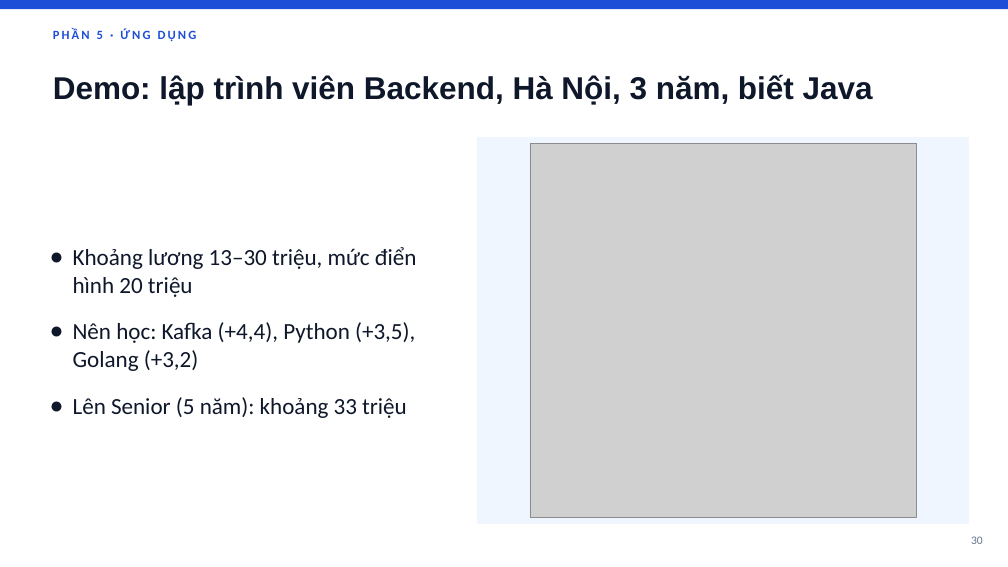
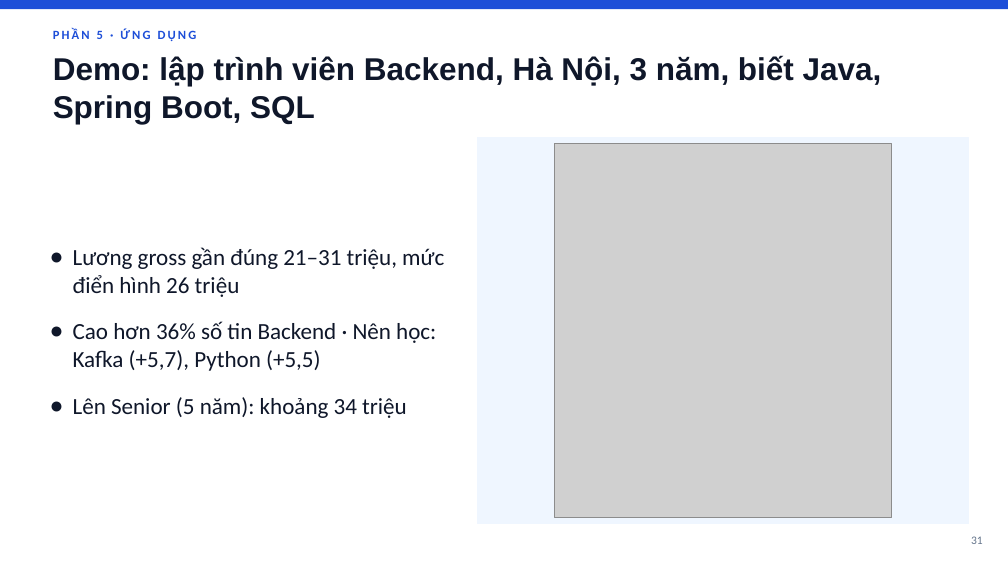
Before and after one commit to theihoz/ML, a slide deck: slide 31 of report/SlideThuyetTrinh_De4_v2.pptx (slide 30 before the commit). Drawn at 1008x567 pixels with LibreOffice and Linux fonts; fonts in the diff are those of the drawing; grey boxes stand for pictures. Boxes give left, top, right and bottom in pixels: in the first picture for what was removed or moved away, otherwise in the second. Text is boxed around its words. In the diff, an @@ line names an element or a change of style, - is before the commit and + after.

```diff
--- a/report/SlideThuyetTrinh_De4_v2.pptx
+++ b/report/SlideThuyetTrinh_De4_v2.pptx
@@ text at (53, 55, 882, 124): text changed @@
-Demo: lập trình viên Backend, Hà Nội, 3 năm, biết Java
+Demo: lập trình viên Backend, Hà Nội, 3 năm, biết Java, Spring Boot, SQL
@@ picture: place and size @@
-picture at (530, 144, 917, 518)
+picture at (555, 144, 892, 518)
@@ text at (73, 247, 444, 418): text changed @@
-● Khoảng lương 13–30 triệu, mức điển hình 20 triệu
-● Nên học: Kafka (+4,4), Python (+3,5), Golang (+3,2)
-● Lên Senior (5 năm): khoảng 33 triệu
+● Lương gross gần đúng 21–31 triệu, mức điển hình 26 triệu
+● Cao hơn 36% số tin Backend · Nên học: Kafka (+5,7), Python (+5,5)
+● Lên Senior (5 năm): khoảng 34 triệu
@@ page number at (971, 536, 983, 544): text changed @@
-30
+31
```
Also in this commit, not shown: 9 other slides changed, 2 slides added, 41 other files.
